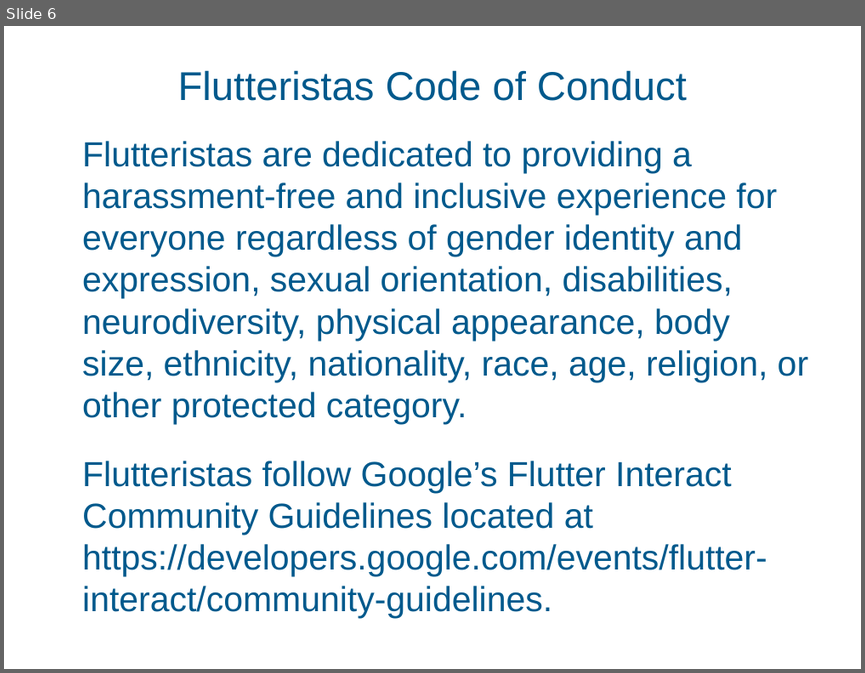
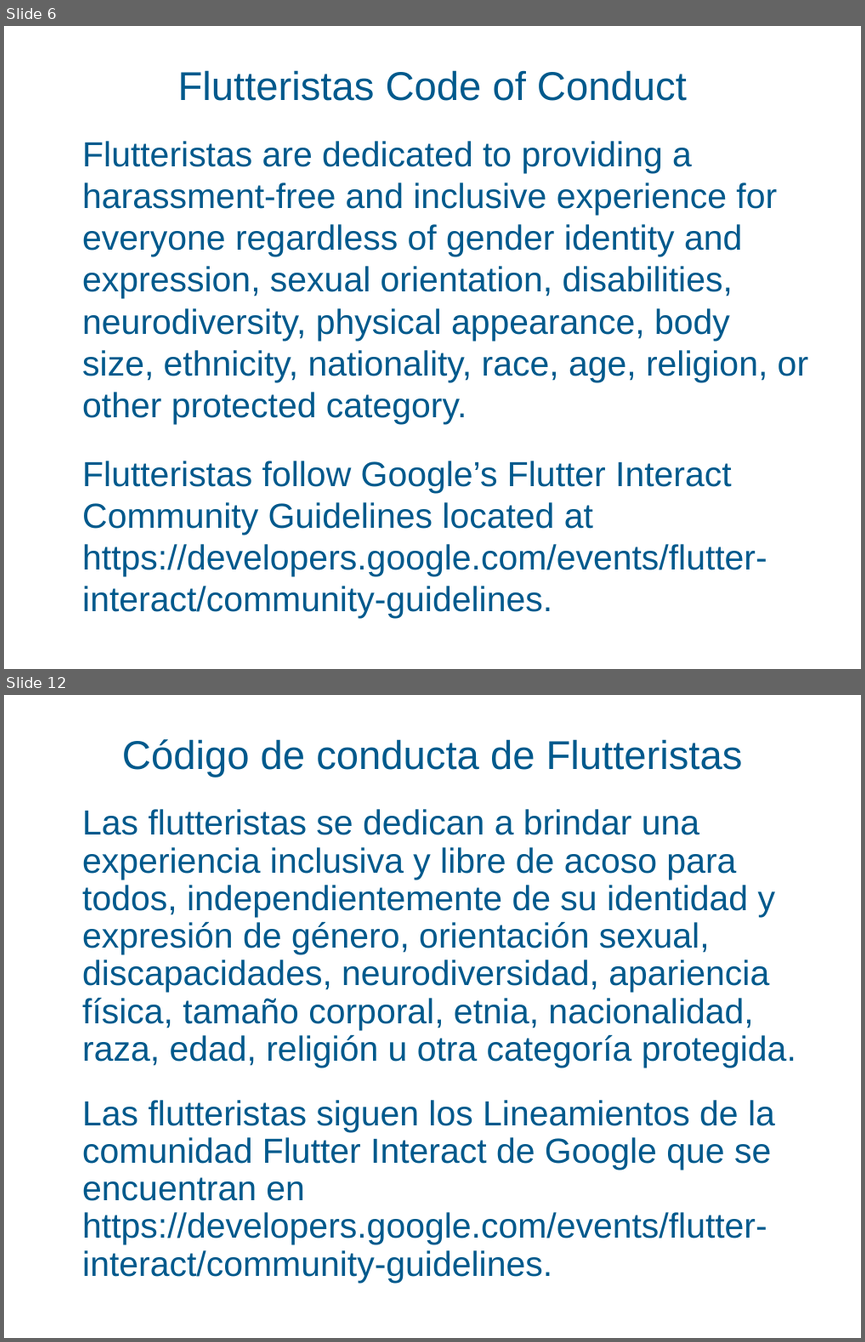
Before and after one commit to TheFlutteristas/presentations, a slide deck: Introduction_to_Flutteristas.pptx. Shown one above the other, each under a label of ours: slide 6 before the commit, slides 6 and 12 after it; the slides between them are not shown. The pictures are 865x673 and 865x1342 pixels, drawn with LibreOffice and Linux fonts; fonts in the diff are those of the drawing. Boxes give left, top, right and bottom in pixels: in the first picture for what was removed or moved away, otherwise in the second. Text is boxed around its words. In the diff, an @@ line names an element or a change of style, - is before the commit and + after.

```diff
--- a/Introduction_to_Flutteristas.pptx
+++ b/Introduction_to_Flutteristas.pptx
@@ slide 12 added at box(4, 695, 861, 1338), background #FFFFFF @@
@@ title added at box(122, 739, 743, 777), 48 pt, text #00598B @@
+Código de conducta de Flutteristas
@@ text added at box(82, 809, 796, 1282), 41.6 pt, text #00598B @@
+• Las flutteristas se dedican a brindar una experiencia inclusiva y libre de acoso para todos, independientemente de su identidad y expresión de género, orientación sexual, discapacidades, neurodiversidad, apariencia física, tamaño corporal, etnia, nacionalidad, raza, edad, religión u otra categoría protegida.
+• Las flutteristas siguen los Lineamientos de la comunidad Flutter Interact de Google que se encuentran en https://developers.google.com/events/flutter-interact/community-guidelines.
```
Also in this commit, not shown: 5 other slides added, 1 other file.
